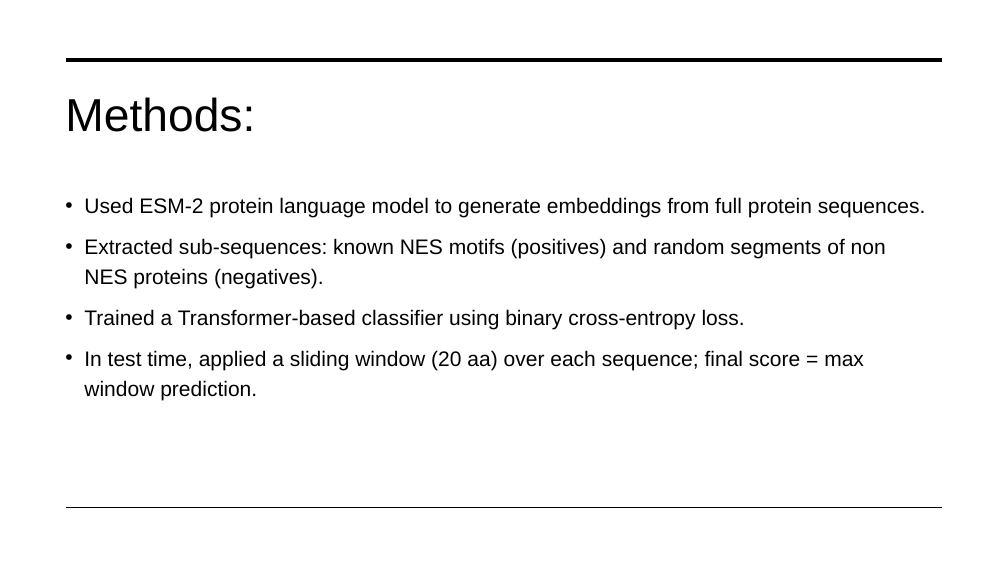
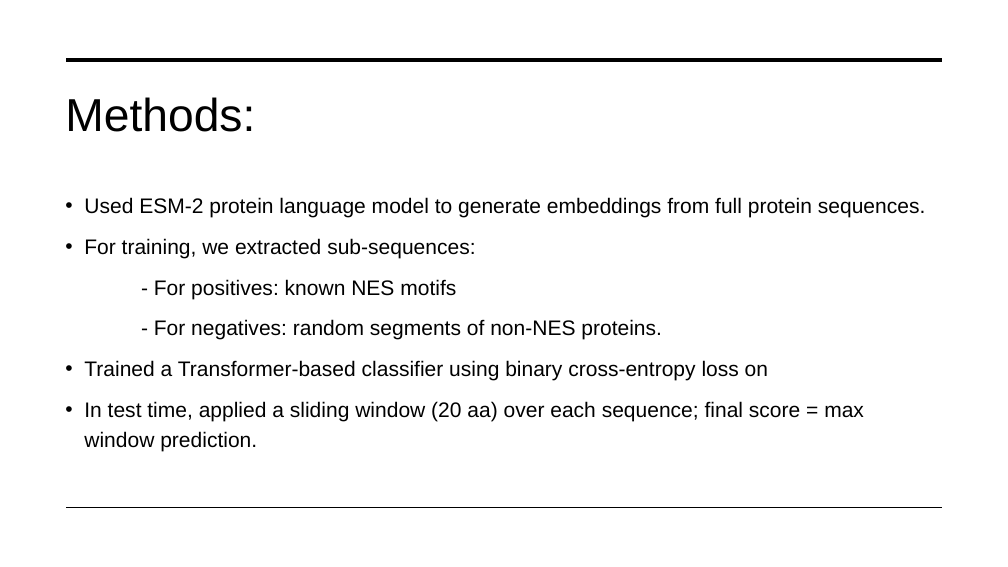
Before and after one commit to shiragelb/Bio-3D-Hackathon-2025, a slide deck: slide 3 of NES-Finder.pptx. Drawn at 1008x567 pixels with LibreOffice and Linux fonts; fonts in the diff are those of the drawing. Boxes give left, top, right and bottom in pixels: in the first picture for what was removed or moved away, otherwise in the second. Text is boxed around its words. In the diff, an @@ line names an element or a change of style, - is before the commit and + after.

```diff
--- a/NES-Finder.pptx
+++ b/NES-Finder.pptx
@@ text at (x1=84, y1=238, x2=768, y2=380): text changed @@
-• Extracted sub-sequences: known NES motifs (positives) and random segments of non NES proteins (negatives).
-• Trained a Transformer-based classifier using binary cross-entropy loss.
+• For training, we extracted sub-sequences:
+- For positives: known NES motifs
+- For negatives: random segments of non-NES proteins.
+• Trained a Transformer-based classifier using binary cross-entropy loss on
```
Also in this commit, not shown: 2 other slides changed.
